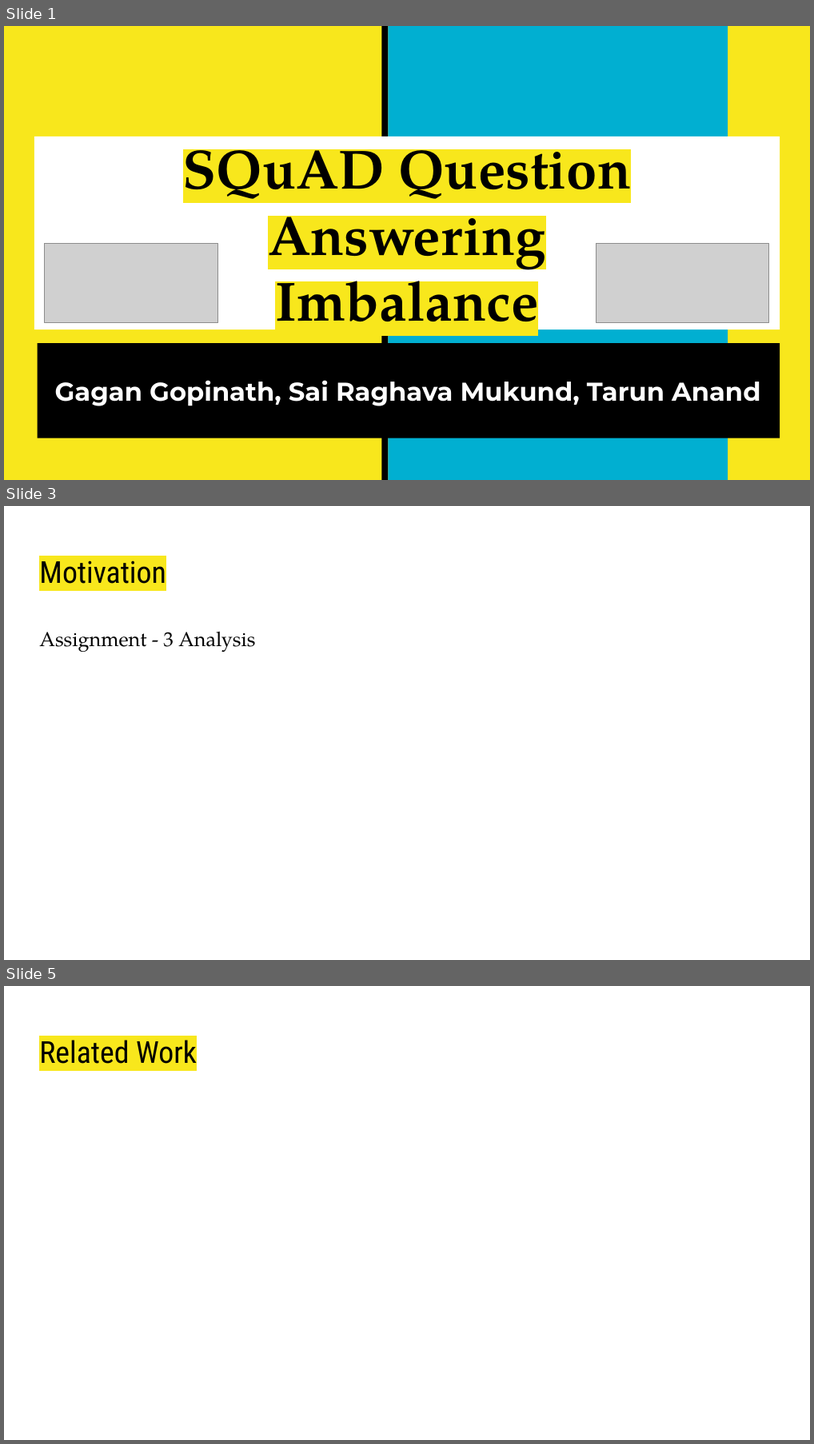
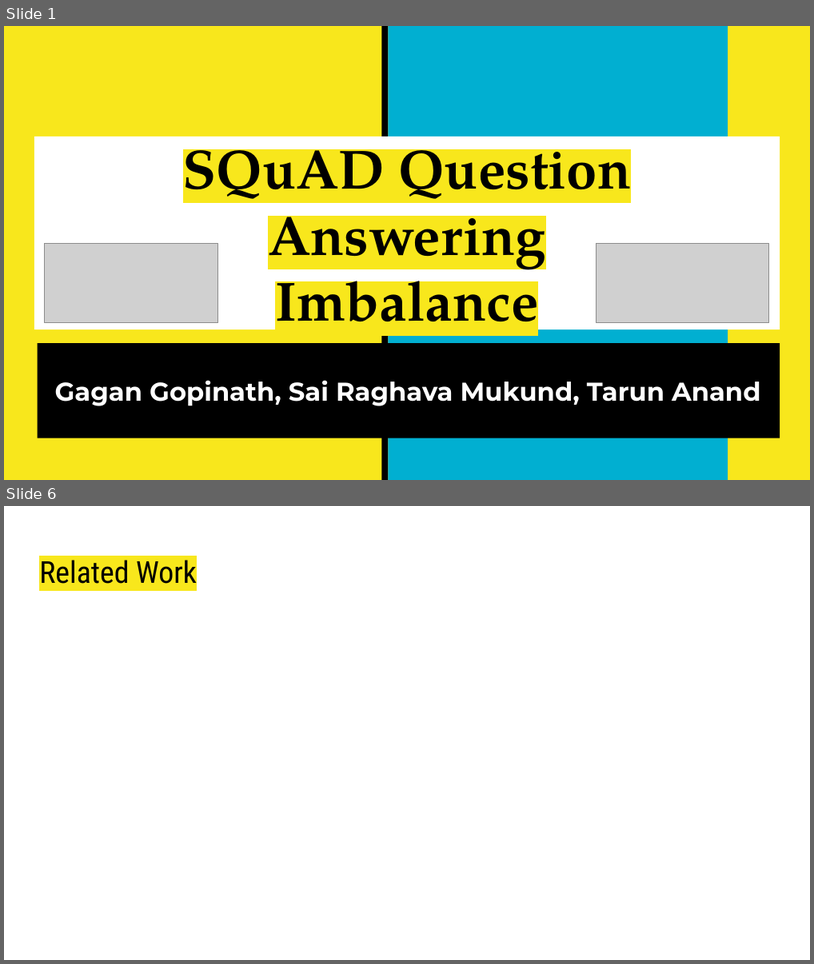
Before and after one commit to g-gagan/Advanced_NLP_Project, a slide deck: CS769 Presentation.pptx. Shown one above the other, each under a label of ours: slides 1, 3 and 5 before the commit, slides 1 and 6 after it; the slides between them are not shown. The pictures are 814x1444 and 814x964 pixels, drawn with LibreOffice and Linux fonts; fonts in the diff are those of the drawing; grey boxes stand for pictures. Boxes give left, top, right and bottom in pixels: in the first picture for what was removed or moved away, otherwise in the second. Text is boxed around its words. In the diff, an @@ line names an element or a change of style, - is before the commit and + after.

```diff
--- a/CS769 Presentation.pptx
+++ b/CS769 Presentation.pptx
@@ slide 3 removed at [4,506,810,960], background #FFFFFF @@
@@ title removed at [39,560,166,584] @@
-Motivation
@@ text removed at [39,631,255,652] @@
-Assignment - 3 Analysis
@@ what was slide 5 is now slide 6 @@
```
Also in this commit, not shown: 4 slides changed, 3 slides added, 1 other slide removed.
